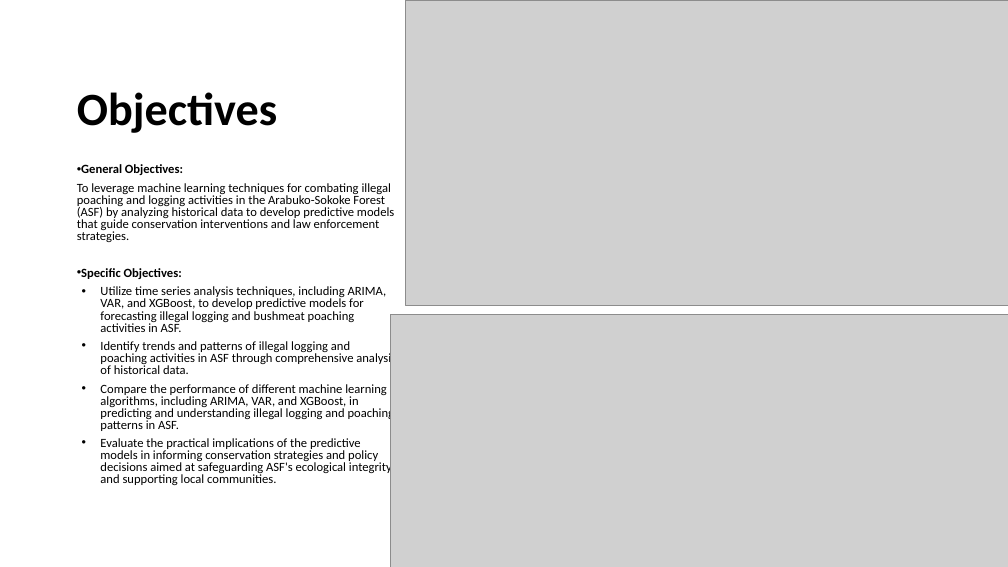
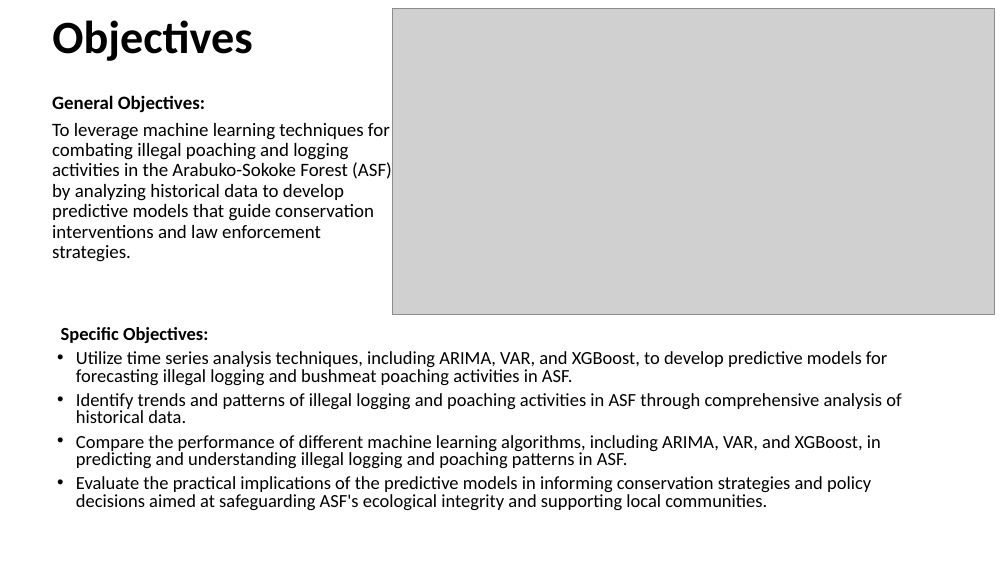
Before and after one commit to dukebaya/Phase-5-Capstone-Project-Team-15, a slide deck: slide 3 of Final presentation Leveraging Machine Learning to Combat Bushmeat Poaching.pptx. Drawn at 1008x567 pixels with LibreOffice and Linux fonts; fonts in the diff are those of the drawing; grey boxes stand for pictures. Boxes give left, top, right and bottom in pixels: in the first picture for what was removed or moved away, otherwise in the second. Text is boxed around its words. In the diff, an @@ line names an element or a change of style, - is before the commit and + after.

Commit message:
powerpoint update

```diff
--- a/Final presentation Leveraging Machine Learning to Combat Bushmeat Poaching.pptx
+++ b/Final presentation Leveraging Machine Learning to Combat Bushmeat Poaching.pptx
@@ title "Objectives": place and size @@
-title "Objectives" at (77,92,277,133)
+title "Objectives" at (52,20,252,61)
@@ picture: place and size @@
-picture at (405,0,1008,306)
+picture at (392,9,995,315)
@@ text added at (52,95,392,262), 18 pt, text #000000 @@
+General Objectives:
+To leverage machine learning techniques for combating illegal poaching and logging activities in the Arabuko-Sokoke Forest (ASF) by analyzing historical data to develop predictive models that guide conservation interventions and law enforcement strategies.
@@ text at (77,164,394,242): paragraphs removed @@
-• General Objectives:
-To leverage machine learning techniques for combating illegal poaching and logging activities in the Arabuko-Sokoke Forest (ASF) by analyzing historical data to develop predictive models that guide conservation interventions and law enforcement strategies.
@@ text "Specific Objectives:": place and size @@
-text "Specific Objectives:" at (77,164,396,485)
+text "Specific Objectives:" at (61,327,901,510)
@@ text "Specific Objectives:" at (61,327,901,510): size 12 to 17.6 pt; bullet • to none @@
@@ picture removed at (391,315,1008,567) @@
```
Also in this commit, not shown: 11 other slides changed, 1 slide added, 4 other files.
